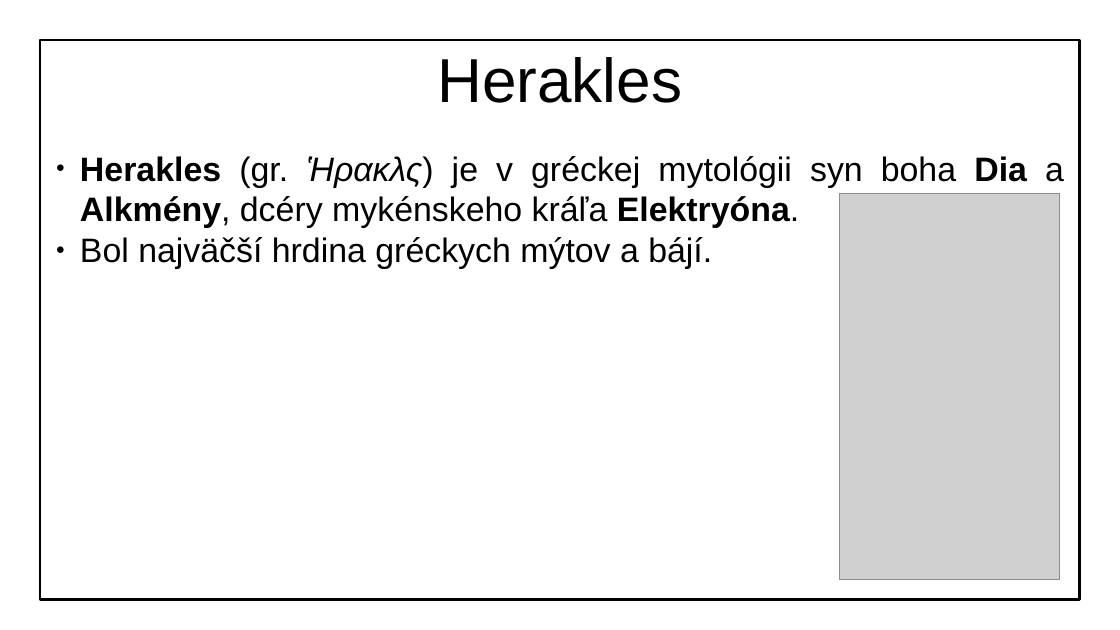
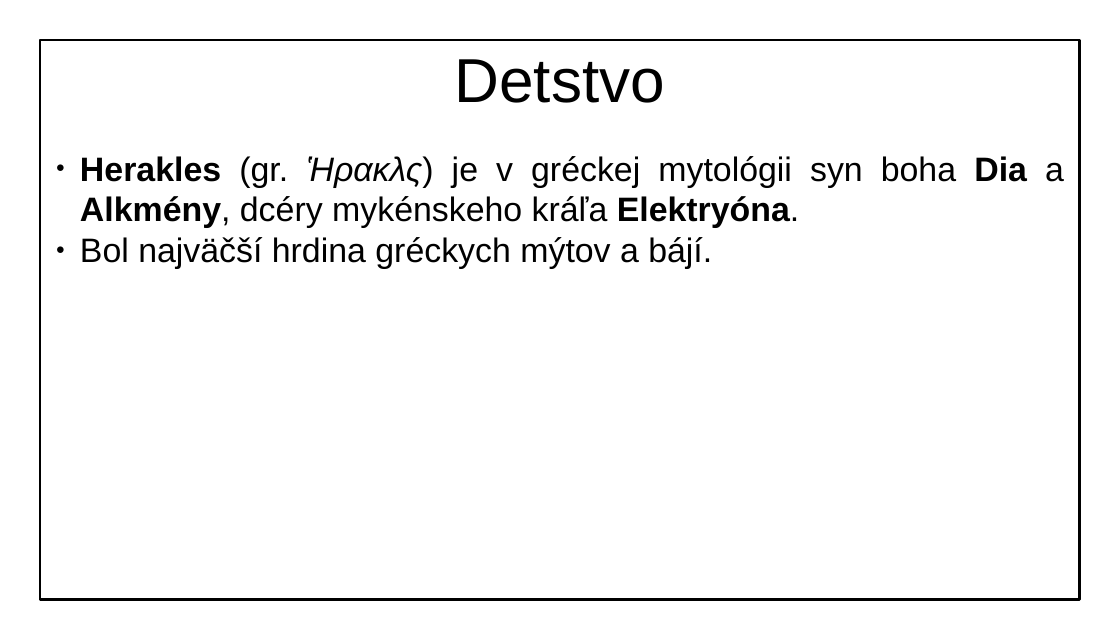
Before and after one commit to MatusOllah/herakles-ukl, a slide deck: slide 3 of herakles.odp (slide 2 before the commit). Drawn at 1120x630 pixels with LibreOffice and Linux fonts; fonts in the diff are those of the drawing; grey boxes stand for pictures; background and template pictures are left out. Boxes give left, top, right and bottom in pixels: in the first picture for what was removed or moved away, otherwise in the second. Text is boxed around its words. In the diff, an @@ line names an element or a change of style, - is before the commit and + after.

Commit message:
WIP...

```diff
--- a/herakles.odp
+++ b/herakles.odp
@@ title at [455,59,665,103]: text changed @@
-Herakles
+Detstvo
@@ picture removed at [841,194,1061,580] @@
```
Also in this commit, not shown: 1 slide added.
